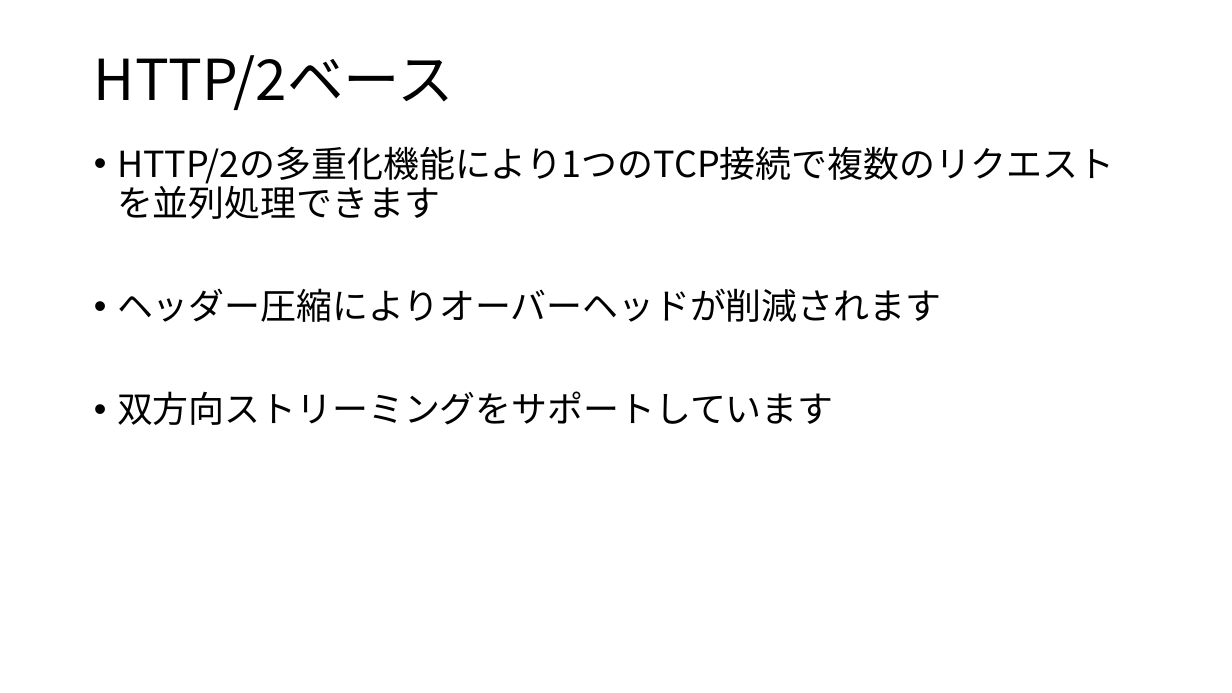
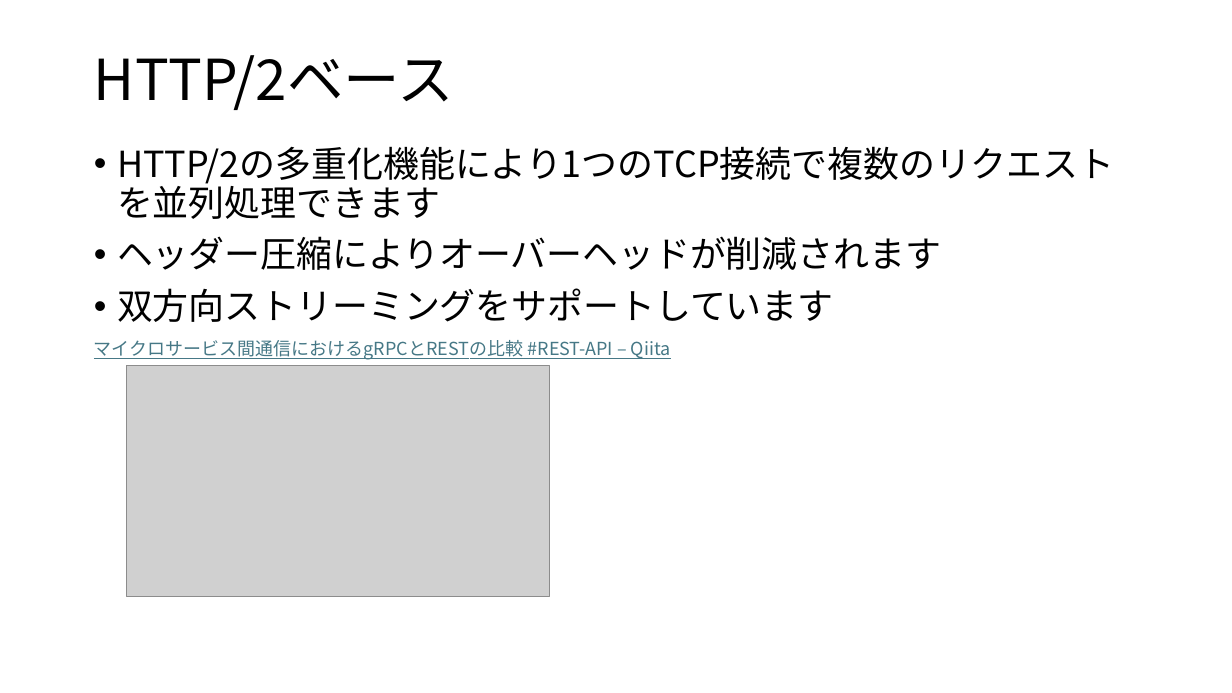
Before and after one commit to koga-miko/misc, a slide deck: slide 9 of raspberry-pi-report/gRPCについて.pptx. Drawn at 1232x693 pixels with LibreOffice and Linux fonts; fonts in the diff are those of the drawing; grey boxes stand for pictures. Boxes give left, top, right and bottom in pixels: in the first picture for what was removed or moved away, otherwise in the second. Text is boxed around its words. In the diff, an @@ line names an element or a change of style, - is before the commit and + after.

```diff
--- a/raspberry-pi-report/gRPCについて.pptx
+++ b/raspberry-pi-report/gRPCについて.pptx
@@ text at <box>94,340,671,360</box>: paragraph added @@
+マイクロサービス間通信におけるgRPCとRESTの比較 #REST-API – Qiita
@@ picture added at <box>127,366,549,597</box> @@
```
Also in this commit, not shown: 8 other slides changed, 3 other files.
